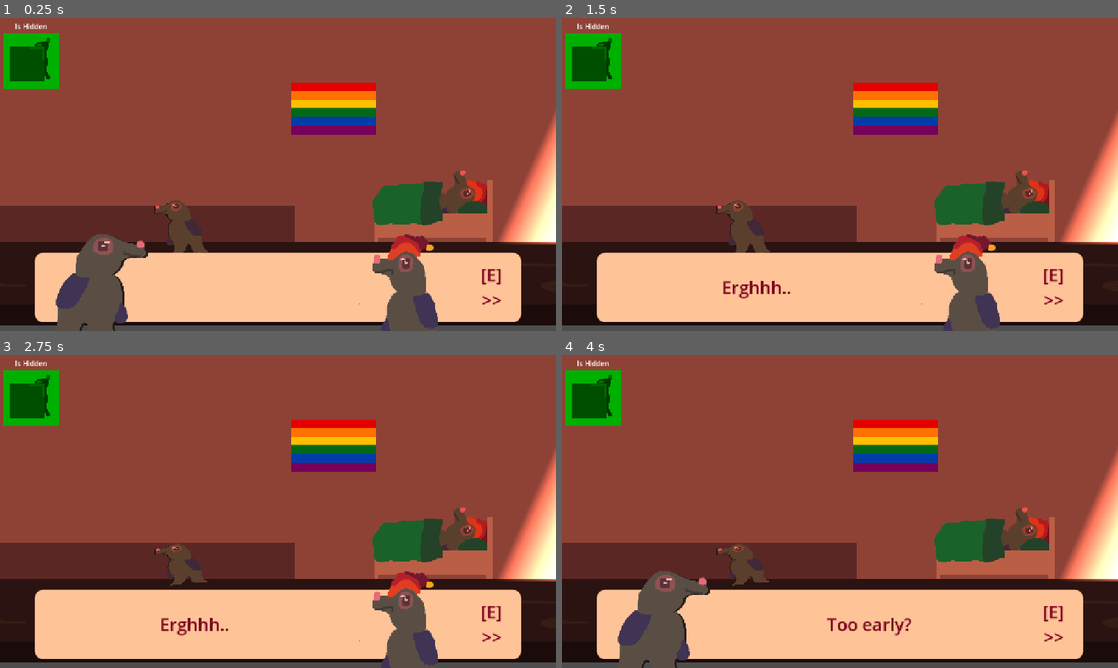
Above: before the commit, frames 1-4 (two rows, left to right).
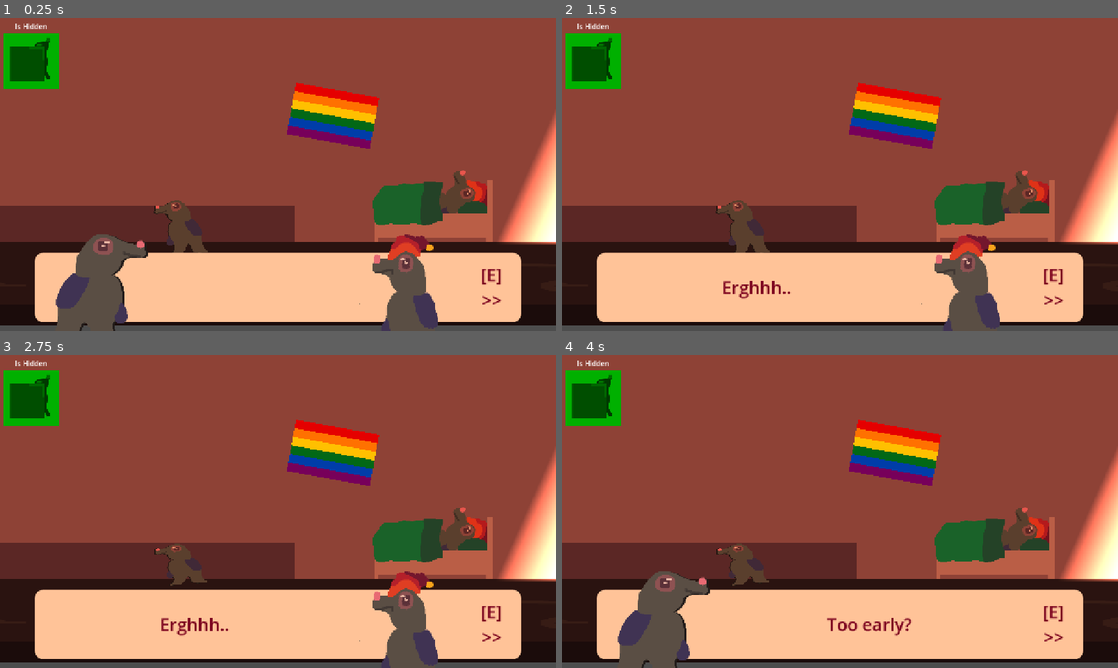
Above: after the commit, the same moments.

Repository: RubberDuck-Dev/Mole-Monster-Truck
Game: Godot game, scene res://levels/home_garage.tscn
Same seed, same stepped clock (60 frames per second), same inputs: the game is played once before the commit and once after it. The engine's default icon, where the game draws it, is replaced by a stand-in: a white triangle on a blue panel in a dark square.
Inputs:
- Up to frame 1 (0.25 s): no input
- Up to frame 2 (1.5 s): tap Enter (ui_accept) at 0.5, 0.77, 1.25 s; hold Shift (crouch) 0.53-1.28 s; hold D (right) from 0.53 s (still down); tap E (interact) at 1.35 s
- Up to frame 3 (2.75 s): tap Enter (ui_accept) at 1.52, 2 s; release D (right) at 2.03 s; hold A (left) from 2.03 s (still down); hold Shift (crouch) from 2.03 s (still down)
- Up to frame 4 (4 s): tap Enter (ui_accept) at 2.75, 3.02, 3.5, 3.77 s; release A (left) at 2.78 s; release Shift (crouch) at 2.78 s; hold D (right) from 2.78 s (still down); tap E (interact) at 2.85 s; hold Shift (crouch) from 3.53 s (still down)

The runs differ from the first frame. In frame 1, 2.2% of the frame differs, in the area x 51-69%, y 20-42%; in frame 2, 2.2%; in frame 3, 2.2%; in frame 4, 2.2%.

Commit message:
polishing animation

Diff:
--- a/levels/home_garage.tscn
+++ b/levels/home_garage.tscn
@@ -263,6 +263,7 @@
 
 [node name="PrideFlag" type="Sprite2D" parent="BackgroundArt" unique_id=521861452]
 position = Vector2(920, 184)
+rotation = 0.17912717
 scale = Vector2(0.5, 0.5)
 texture = ExtResource("3_xe1qq")
 offset = Vector2(384, 0)
--- a/levels/level_4.tscn
+++ b/levels/level_4.tscn
@@ -163,6 +163,42 @@
 "transitions": PackedFloat32Array(1),
 "update": 0,
 "values": [0.082274675]
+}
+tracks/11/type = "value"
+tracks/11/imported = false
+tracks/11/enabled = true
+tracks/11/path = NodePath("FlagPole:visible")
+tracks/11/interp = 1
+tracks/11/loop_wrap = true
+tracks/11/keys = {
+"times": PackedFloat32Array(0),
+"transitions": PackedFloat32Array(1),
+"update": 1,
+"values": [false]
+}
+tracks/12/type = "value"
+tracks/12/imported = false
+tracks/12/enabled = true
+tracks/12/path = NodePath("FlagPole2:visible")
+tracks/12/interp = 1
+tracks/12/loop_wrap = true
+tracks/12/keys = {
+"times": PackedFloat32Array(0),
+"transitions": PackedFloat32Array(1),
+"update": 1,
+"values": [false]
+}
+tracks/13/type = "value"
+tracks/13/imported = false
+tracks/13/enabled = true
+tracks/13/path = NodePath("FlagPole3:visible")
+tracks/13/interp = 1
+tracks/13/loop_wrap = true
+tracks/13/keys = {
+"times": PackedFloat32Array(0),
+"transitions": PackedFloat32Array(1),
+"update": 1,
+"values": [false]
 }
 
 [sub_resource type="Animation" id="Animation_ng40l"]
@@ -351,6 +387,42 @@
 "transitions": PackedFloat32Array(1, 1),
 "update": 0,
 "values": [Vector2(848, 528), Vector2(24, 560)]
+}
+tracks/8/type = "value"
+tracks/8/imported = false
+tracks/8/enabled = true
+tracks/8/path = NodePath("FlagPole:visible")
+tracks/8/interp = 1
+tracks/8/loop_wrap = true
+tracks/8/keys = {
+"times": PackedFloat32Array(0),
+"transitions": PackedFloat32Array(1),
+"update": 1,
+"values": [false]
+}
+tracks/9/type = "value"
+tracks/9/imported = false
+tracks/9/enabled = true
+tracks/9/path = NodePath("FlagPole2:visible")
+tracks/9/interp = 1
+tracks/9/loop_wrap = true
+tracks/9/keys = {
+"times": PackedFloat32Array(0),
+"transitions": PackedFloat32Array(1),
+"update": 1,
+"values": [false]
+}
+tracks/10/type = "value"
+tracks/10/imported = false
+tracks/10/enabled = true
+tracks/10/path = NodePath("FlagPole3:visible")
+tracks/10/interp = 1
+tracks/10/loop_wrap = true
+tracks/10/keys = {
+"times": PackedFloat32Array(0),
+"transitions": PackedFloat32Array(1),
+"update": 1,
+"values": [false]
 }
 
 [sub_resource type="Animation" id="Animation_8hlpj"]
@@ -531,6 +603,7 @@
 color = Color(0.9999998, 0.90880173, 0.71830225, 1)
 
 [node name="FlagPole3" type="Sprite2D" parent="." unique_id=808987398]
+visible = false
 self_modulate = Color(0, 0, 0, 1)
 position = Vector2(-792, 456)
 rotation = -0.010471981
@@ -567,6 +640,7 @@
 autoplay = &"wave_flag"
 
 [node name="FlagPole" type="Sprite2D" parent="." unique_id=1277547138]
+visible = false
 self_modulate = Color(0, 0, 0, 1)
 position = Vector2(568, 576)
 rotation = -0.010471983
@@ -582,6 +656,7 @@
 flip_h = true
 
 [node name="FlagPole2" type="Sprite2D" parent="." unique_id=209868339]
+visible = false
 self_modulate = Color(0, 0, 0, 1)
 position = Vector2(-80, 608)
 rotation = -0.010471982
Not shown, changed: EXPORT/index.apple-touch-icon.png.import
Not shown, changed: EXPORT/index.icon.png.import
Not shown, changed: EXPORT/index.png.import
Binary file changed: art-assets/component-art/ramp.aseprite
Binary file changed: art-assets/component-art/ramp.png
Not shown, changed: EXPORT/MMT_006.zip
Not shown, added: EXPORT/MMT_007.zip
Not shown, changed: EXPORT/index.html
Not shown, changed: EXPORT/index.pck
